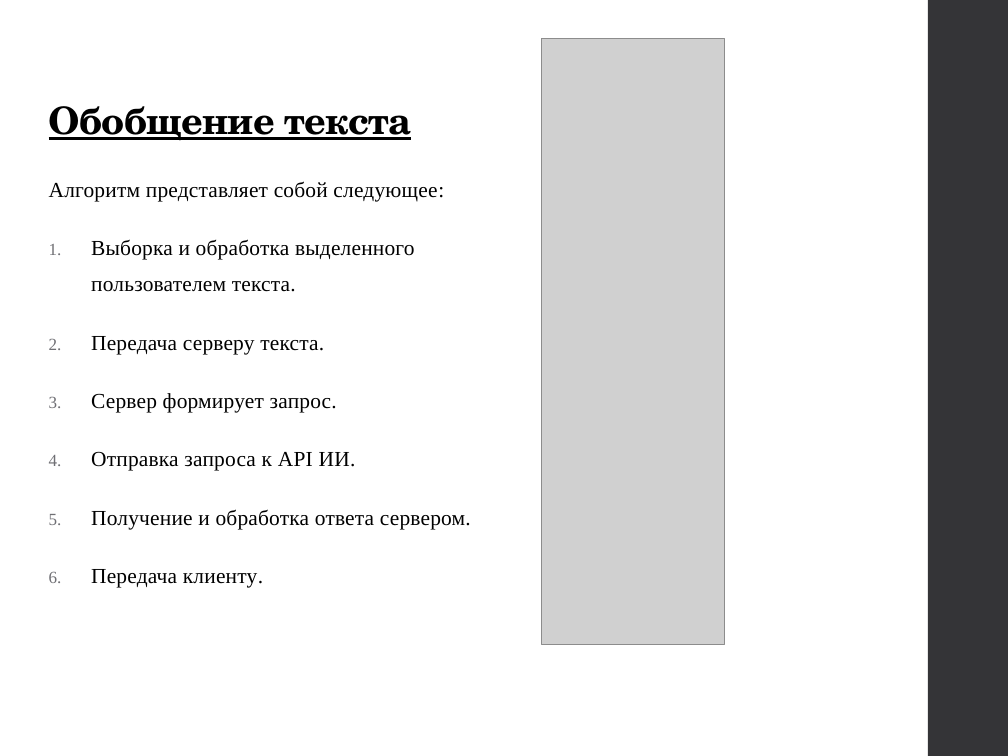
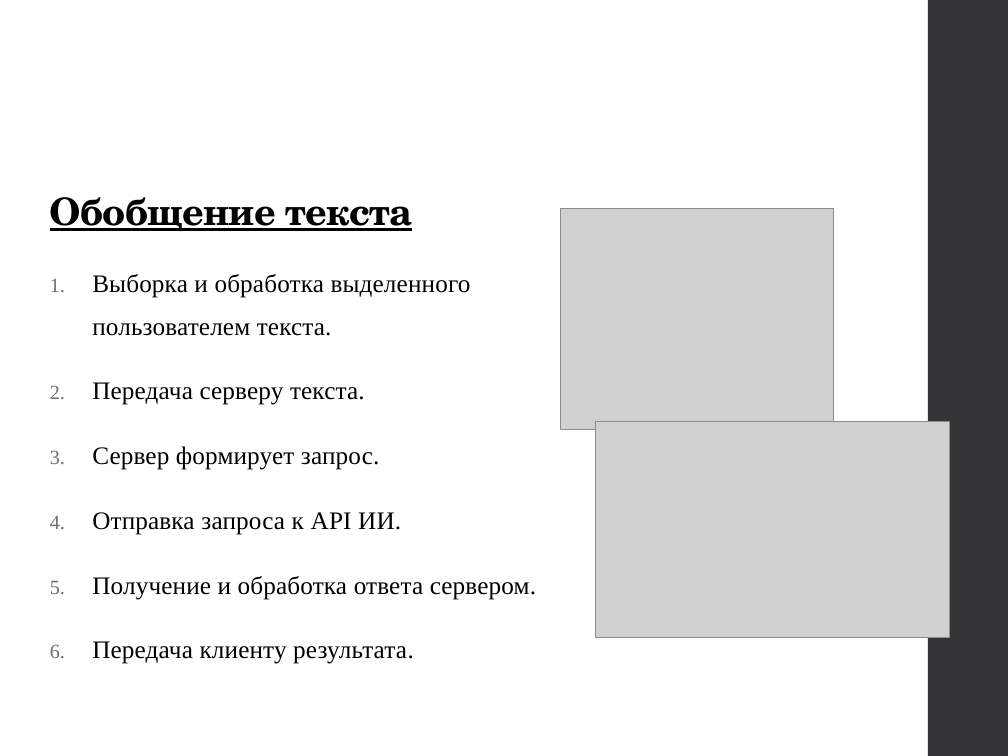
Before and after one commit to an-nguen/UlstuGradWork, a slide deck: slide 9 of docs/Презентация.pptx (slide 12 before the commit). Drawn at 1008x756 pixels with LibreOffice and Linux fonts; fonts in the diff are those of the drawing; grey boxes stand for pictures. Boxes give left, top, right and bottom in pixels: in the first picture for what was removed or moved away, otherwise in the second. Text is boxed around its words. In the diff, an @@ line names an element or a change of style, - is before the commit and + after.

```diff
--- a/docs/Презентация.pptx
+++ b/docs/Презентация.pptx
@@ picture removed at [541, 38, 724, 644] @@
@@ title "Обобщение текста": place and size @@
-title "Обобщение текста" at [49, 106, 411, 141]
+title "Обобщение текста" at [50, 197, 412, 232]
@@ text at [49, 181, 444, 202]: paragraph removed @@
-Алгоритм представляет собой следующее:
@@ picture added at [560, 209, 834, 429] @@
@@ text "Выборка и обработка выделенного пользователем ...": place and size @@
-text "Выборка и обработка выделенного пользователем ..." at [49, 181, 471, 588]
+text "Выборка и обработка выделенного пользователем ..." at [92, 274, 536, 664]
@@ text at [92, 274, 536, 600]: size 15.3 to 18 pt in "Выборка и обработка выделенного пользователем текста.", "Передача серверу текста.", "Сервер формирует запрос.", "Отправка запроса к API ИИ." and 1 more places @@
@@ picture added at [596, 422, 950, 638] @@
@@ text at [92, 641, 414, 664]: text changed; size 15.3 to 18 pt @@
-6. Передача клиенту.
+6. Передача клиенту результата.
```
Also in this commit, not shown: 9 other slides changed, 3 slides removed, 43 other files.
